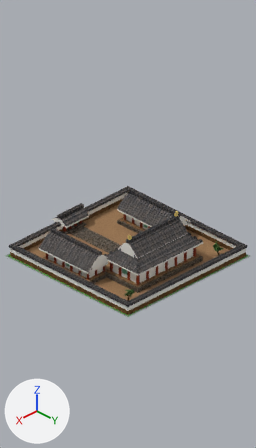
A saved change to the Blender file buildings/tow/nara_kokucho/nara_kokucho.blend.
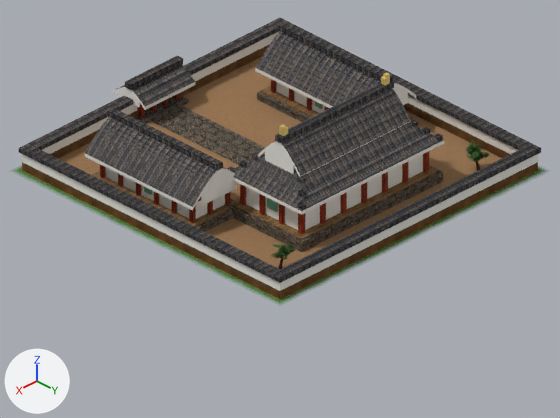
Old and new are each drawn from the file's camera 'SIMUTRANS_CAM' and again close up on the part from 0% to 100% of the width and 40% to 82% of the height. Arrows for +X, +Y and +Z are at lower left; the lights stay in place. The first two pictures are the older version.

Objects in the first close-up: 'nara_kokucho_mesh' and 2 more.
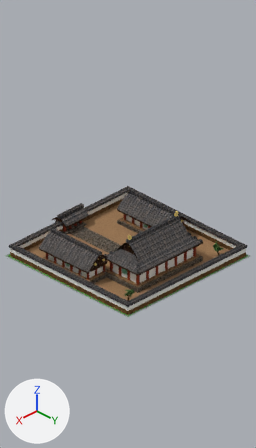
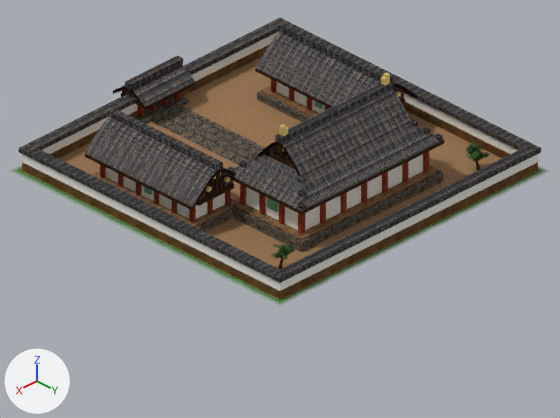
Where the change shows, as pixel boxes [x1, y1, x2, y2] in the close-ups (560 x 418 px):
```json
{"part": 1, "of": "me_nara_kokucho_mesh", "change": "cut back", "before": [118, 90, 140, 108], "after": [113, 70, 256, 108], "on screen": "mostly hidden"}
{"part": 2, "of": "me_nara_kokucho_mesh", "change": "cut back", "before": [392, 87, 408, 105], "after": [392, 83, 417, 104], "on screen": "mostly hidden"}
{"part": 3, "of": "me_nara_kokucho_mesh", "change": "cut back", "before": [201, 144, 294, 206], "after": [192, 142, 300, 210]}
{"part": 4, "of": "me_nara_kokucho_mesh", "change": "recoloured", "before": [85, 68, 445, 215], "after": [85, 68, 445, 215]}
```

Edits to the scene script, one JSON object a line:
```json
{"op": "add", "block": "img_tsuma_kirengoshi_png", "code": ["img_tsuma_kirengoshi_png = load_image('tsuma_kirengoshi.png', '../../../Texture/tsuma_kirengoshi.png', 512, 256, 'sRGB')"]}
{"op": "add", "block": "mat_nara_wooddark", "code": ["mat_nara_wooddark = bpy.data.materials.new('Nara_WoodDark')", "# colours: beige #a69079", "# uses the picture img_丸太_樹皮_png"]}
{"op": "add", "block": "mat_nara_tsumakirengoshi", "code": ["mat_nara_tsumakirengoshi = bpy.data.materials.new('Nara_TsumaKirengoshi')", "# uses the picture img_tsuma_kirengoshi_png"]}
{"block": "me_nara_kokucho_mesh", "where": "# used by ob_nara_kokucho_mesh; location = (0.0, 0.0, 0.0)"}
{"op": "remove", "block": "me_nara_kokucho_mesh", "code": "me_nara_kokucho_mesh.from_pydata(...)  # 1152 vertices, 862 faces; spans x -0.96..2.96, y -3.03..0.96, z 0.0..1.15"}
{"op": "add", "block": "me_nara_kokucho_mesh", "code": "me_nara_kokucho_mesh.from_pydata(...)  # 2120 vertices, 1462 faces; spans x -0.96..2.96, y -3.03..0.96, z 0.0..1.15"}
{"block": "me_nara_kokucho_mesh", "change": "me_nara_kokucho_mesh part 1: 8 vertices removed from x -0.47..2.47, y -2.95..-2.19, z 0.21..0.33; 388 vertices added at x -0.6..2.6, y -3.03..-2.12, z 0.21..0.68"}
{"block": "me_nara_kokucho_mesh", "change": "me_nara_kokucho_mesh part 2: 4 vertices removed from x -0.47..0.21, y -0.65..-0.02, z 0.33..0.67; 198 vertices added at x -0.6..0.26, y -0.71..0.09, z 0.32..0.99"}
{"block": "me_nara_kokucho_mesh", "change": "me_nara_kokucho_mesh part 3: 4 vertices removed from x 1.79..2.47, y -0.65..-0.02, z 0.33..0.67; 198 vertices added at x 1.74..2.6, y -0.71..0.09, z 0.32..0.99"}
{"block": "me_nara_kokucho_mesh", "change": "me_nara_kokucho_mesh part 4: 87 faces spanning x -0.6..2.6, y -3.03..0.33, z 0.21..1.0 switch from mat_nara_plaster (white #eceae3) to mat_nara_wooddark"}
{"block": "me_nara_kokucho_mesh", "change": "other edits to the shape of me_nara_kokucho_mesh do not show in these pictures"}
{"op": "add", "block": "me_nara_kokucho_mesh", "code": "me_nara_kokucho_mesh.materials.append(mat_nara_tsumakirengoshi)"}
```
